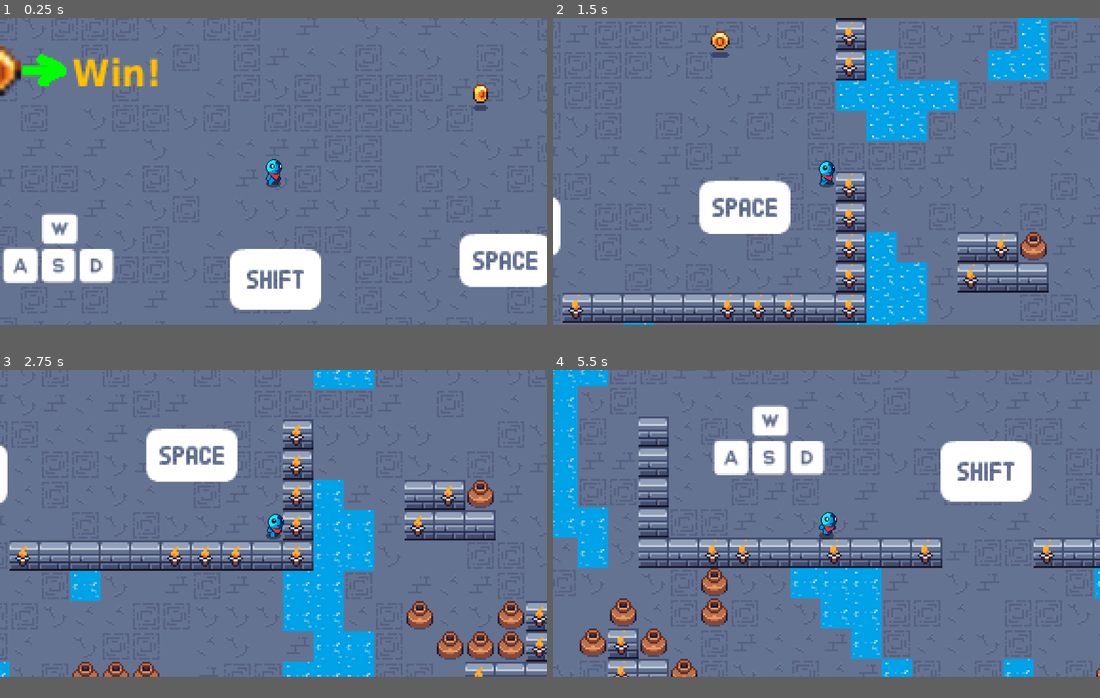
Above: before the commit, frames 1-4 (two rows, left to right).
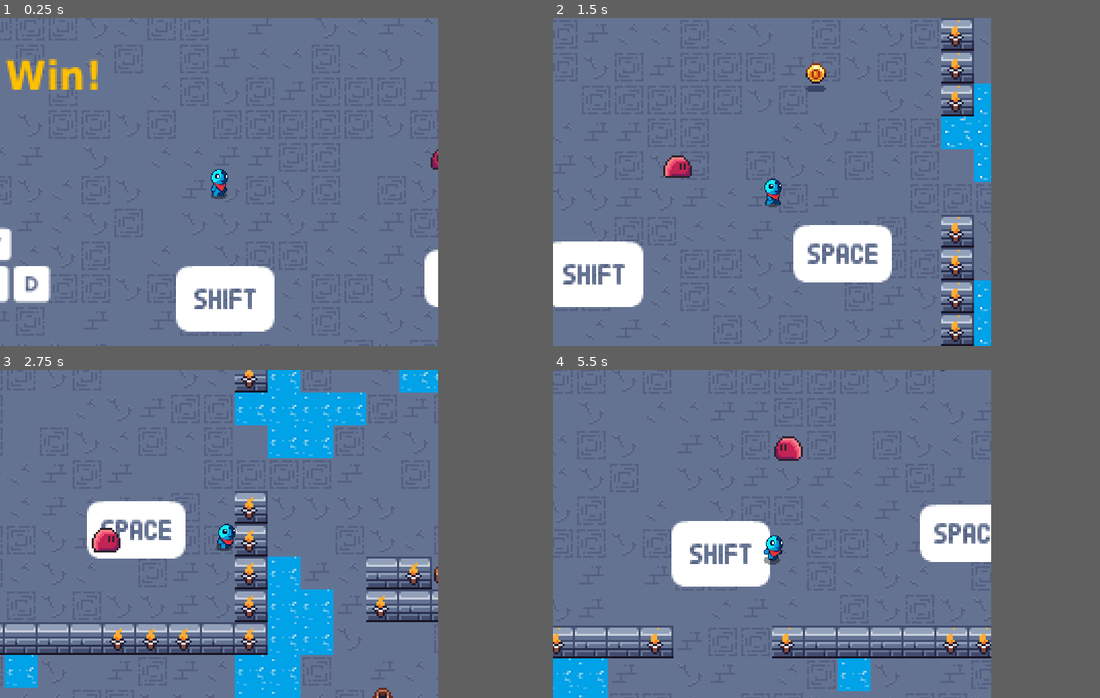
Above: after the commit, the same moments.

Repository: Splexer/TowDown_demo
Game: Godot game, scene res://elements/level/level.tscn
Same seed, same stepped clock (60 frames per second), same inputs: the game is played once before the commit and once after it.
Inputs:
- Up to frame 1 (0.25 s): no input
- Up to frame 2 (1.5 s): hold D (move_right) 0.53-1.28 s; hold Shift (sprint) 0.53-1.28 s; tap Space (jump) at 0.77 s; hold S (move_down) from 1.28 s (still down); tap Shift (sprint) at 1.35 s
- Up to frame 3 (2.75 s): tap Space (jump) at 1.52 s; release S (move_down) at 2.03 s; hold D (move_right) from 2.03 s (still down); hold Shift (sprint) from 2.03 s (still down)
- Up to frame 4 (5.5 s): release D (move_right) at 2.78 s; release Shift (sprint) at 2.78 s; hold W (move_up) 2.78-3.53 s; tap Shift (sprint) at 2.85, 4.35 s; tap Space (jump) at 3.02, 3.77, 4.52 s; hold Shift (sprint) 3.53-4.28 s; hold A (move_left) 3.53-5.03 s; tap Up (debug_key1) at 4.15 s; hold S (move_down) from 5.03 s (still down); hold Shift (sprint) from 5.03 s (still down)
In our replay, the window is 799x449 before the commit and 640x480 after it. These sizes can differ from the game's own. Grey fills any space a smaller window leaves; there, only what the larger window draws over its background counts as a difference.

The runs differ from the first frame. In frame 1, 13% of the frame differs, in the area x 0-100%, y 8-96%; in frame 2, 28%; in frame 3, 36%, in the area x 0-100%, y 0-100%; in frame 4, 30%.

Commit message:
creating enemy and his behaviour

Diff:
--- a/core/Global.gd
+++ b/core/Global.gd
@@ -1,7 +1,7 @@
 extends Node
 
-var player_speed : float = 100.0
-var player_sprint_speed : float = 220.0
+var player_walk_speed : float = 60.0
+var player_sprint_speed : float = 120.0
 var player_hp : int = 1
 
 var rng := RandomNumberGenerator.new()
--- /dev/null
+++ b/elements/enemy/enemy.gd
@@ -0,0 +1,116 @@
+extends CharacterBody2D
+
+class_name Enemy
+
+enum States {WALKING, HUNTING, ATTACKING}
+
+var state : States = States.WALKING
+var speed : float = 100
+var visibility_range : float = 150
+var attack_range : float = 10
+var attack_damage : int = 1
+
+var player : Player
+var last_player_pos : Vector2i = Vector2i.ZERO
+var astar : AStarGrid2D
+var tilemap : TileMapLayer
+var current_tile_coord : Vector2i = Vector2i(45,20)
+var current_id_path : Array[Vector2i] = []
+
+@onready var sprite : AnimatedSprite2D = $AnimatedSprite2D
+@onready var damage_area : Area2D = $Damage_Area
+
+func _ready() -> void:
+	current_id_path = [Vector2i(44, 20),Vector2i(43, 20),Vector2i(42, 20),Vector2i(41, 20),Vector2i(40, 20),Vector2i(39, 20),Vector2i(38, 20),
+	Vector2i(37, 20),Vector2i(36, 20),Vector2i(35, 20),Vector2i(34, 20),Vector2i(33, 20),Vector2i(32, 20),Vector2i(31, 20),Vector2i(30, 20)]
+func _process(delta: float) -> void:
+	match state:
+		States.WALKING:
+			move(delta)
+			if _player_in_range(visibility_range):
+				state = States.HUNTING
+				current_id_path = []
+		States.HUNTING:
+			hunt(delta)
+		States.ATTACKING:
+			attack()
+
+func move(delta: float)-> void:
+	if current_id_path.is_empty() == false:# and is_moving:
+		sprite.play("walk")
+		astar.set_point_solid(current_tile_coord, false)
+		var target_position = tilemap.map_to_local(current_id_path.front())
+		if global_position.x < target_position.x:
+			sprite.flip_h = true
+		elif global_position.x > target_position.x:
+			sprite.flip_h = false
+		global_position = global_position.move_toward(target_position, speed * delta)
+		if global_position.distance_to(target_position) < 1:
+			global_position = target_position
+			current_tile_coord = tilemap.local_to_map(global_position)
+			#astar.set_point_solid(current_tile_coord, true)
+			current_id_path.pop_front()
+	else:
+		sprite.play("idle")
+
+
+func hunt(delta: float)-> void:
+	if !_player_in_range(visibility_range):
+		state = States.WALKING
+		return
+	if _player_in_range(attack_range):
+		state = States.ATTACKING
+		return
+	if current_id_path.is_empty():
+		current_id_path = _find_path(tilemap.local_to_map(player.global_position))
+	move(delta)
+
+func attack()-> void:
+	sprite.play("attack")
+	var bodies = damage_area.get_overlapping_bodies()
+	for i in bodies:
+		if i is Player:
+			i.take_damage(attack_damage)
+	await sprite.animation_finished
+	state = States.HUNTING
+
+func _player_in_range(range: float)-> bool:
+	var result = _send_ray_to_player()
+	if result.has("collider") == false:
+		return false
+	elif result["collider"] is Player and result["position"].distance_to(self.global_position) <= range:
+		return true
+	else:
+		return false
+	#elif result["collider"] is Player and result["position"].distance_to(self.global_position) <= visibility_range:
+		#if result["position"].distance_to(self.global_position) <= attack_range:
+				#state = States.ATTACKING
+		#else:
+			#state = States.HUNTING
+			#return
+
+
+func _send_ray_to_player()-> Dictionary:
+	var space_state = get_world_2d().direct_space_state
+	var ray = PhysicsRayQueryParameters2D.create(self.global_position, player.global_position)
+	var result:Dictionary = space_state.intersect_ray(ray)
+	return result
+
+func _find_path(target_tile: Vector2i)-> Array[Vector2i]:
+	if astar and tilemap:
+		var current_tile: Vector2i = tilemap.local_to_map(global_position)
+		var id_path :Array[Vector2i] = astar.get_id_path(current_tile, target_tile)
+		return id_path
+	else:
+		return []
+
+func setup(new_astar: AStarGrid2D, new_tilemap: TileMapLayer, new_player: Player)-> void:
+	astar = new_astar
+	tilemap = new_tilemap
+	player = new_player
+
+func _on_timer_timeout() -> void:
+	if state == States.WALKING and current_id_path.is_empty():
+		var new_path : Array[Vector2i] = _find_path(tilemap.get_used_cells().pick_random())
+		if new_path != []:
+			current_id_path = new_path
--- /dev/null
+++ b/elements/enemy/enemy.tscn
@@ -0,0 +1,174 @@
+[gd_scene load_steps=23 format=3 uid="uid://cjejixlgxnsal"]
+
+[ext_resource type="Script" uid="uid://5bwdqa3ktbjy" path="res://elements/enemy/enemy.gd" id="1_j4vrh"]
+[ext_resource type="Texture2D" uid="uid://dk78kb40qhv4w" path="res://assets/textures/Red Slime Spritesheet.png" id="1_ttpur"]
+
+[sub_resource type="CircleShape2D" id="CircleShape2D_j4vrh"]
+radius = 6.0
+
+[sub_resource type="AtlasTexture" id="AtlasTexture_bmxbo"]
+atlas = ExtResource("1_ttpur")
+region = Rect2(48, 72, 32, 32)
+
+[sub_resource type="AtlasTexture" id="AtlasTexture_wlc73"]
+atlas = ExtResource("1_ttpur")
+region = Rect2(80, 72, 32, 32)
+
+[sub_resource type="AtlasTexture" id="AtlasTexture_khahs"]
+atlas = ExtResource("1_ttpur")
+region = Rect2(112, 72, 32, 32)
+
+[sub_resource type="AtlasTexture" id="AtlasTexture_4r688"]
+atlas = ExtResource("1_ttpur")
+region = Rect2(144, 72, 32, 32)
+
+[sub_resource type="AtlasTexture" id="AtlasTexture_mys7b"]
+atlas = ExtResource("1_ttpur")
+region = Rect2(176, 72, 32, 32)
+
+[sub_resource type="AtlasTexture" id="AtlasTexture_j4vrh"]
+atlas = ExtResource("1_ttpur")
+region = Rect2(48, 0, 16, 16)
+
+[sub_resource type="AtlasTexture" id="AtlasTexture_ek21h"]
+atlas = ExtResource("1_ttpur")
+region = Rect2(64, 0, 16, 16)
+
+[sub_resource type="AtlasTexture" id="AtlasTexture_1cx0d"]
+atlas = ExtResource("1_ttpur")
+region = Rect2(80, 0, 16, 16)
+
+[sub_resource type="AtlasTexture" id="AtlasTexture_vjsli"]
+atlas = ExtResource("1_ttpur")
+region = Rect2(96, 0, 16, 16)
+
+[sub_resource type="AtlasTexture" id="AtlasTexture_24dpr"]
+atlas = ExtResource("1_ttpur")
+region = Rect2(112, 0, 16, 16)
+
+[sub_resource type="AtlasTexture" id="AtlasTexture_16sbx"]
+atlas = ExtResource("1_ttpur")
+region = Rect2(48, 16, 16, 16)
+
+[sub_resource type="AtlasTexture" id="AtlasTexture_kmycr"]
+atlas = ExtResource("1_ttpur")
+region = Rect2(64, 16, 16, 16)
+
+[sub_resource type="AtlasTexture" id="AtlasTexture_ls5uu"]
+atlas = ExtResource("1_ttpur")
+region = Rect2(80, 16, 16, 16)
+
+[sub_resource type="AtlasTexture" id="AtlasTexture_qe7fu"]
+atlas = ExtResource("1_ttpur")
+region = Rect2(96, 16, 16, 16)
+
+[sub_resource type="AtlasTexture" id="AtlasTexture_76dai"]
+atlas = ExtResource("1_ttpur")
+region = Rect2(112, 16, 16, 16)
+
+[sub_resource type="AtlasTexture" id="AtlasTexture_eun2x"]
+atlas = ExtResource("1_ttpur")
+region = Rect2(128, 16, 16, 16)
+
+[sub_resource type="AtlasTexture" id="AtlasTexture_xi67g"]
+atlas = ExtResource("1_ttpur")
+region = Rect2(144, 16, 16, 16)
+
+[sub_resource type="SpriteFrames" id="SpriteFrames_ls5uu"]
+animations = [{
+"frames": [{
+"duration": 1.0,
+"texture": SubResource("AtlasTexture_bmxbo")
+}, {
+"duration": 1.0,
+"texture": SubResource("AtlasTexture_wlc73")
+}, {
+"duration": 1.0,
+"texture": SubResource("AtlasTexture_khahs")
+}, {
+"duration": 1.0,
+"texture": SubResource("AtlasTexture_4r688")
+}, {
+"duration": 1.0,
+"texture": SubResource("AtlasTexture_mys7b")
+}],
+"loop": false,
+"name": &"attack",
+"speed": 24.0
+}, {
+"frames": [{
+"duration": 1.0,
+"texture": SubResource("AtlasTexture_j4vrh")
+}, {
+"duration": 1.0,
+"texture": SubResource("AtlasTexture_ek21h")
+}, {
+"duration": 1.0,
+"texture": SubResource("AtlasTexture_1cx0d")
+}, {
+"duration": 1.0,
+"texture": SubResource("AtlasTexture_vjsli")
+}, {
+"duration": 1.0,
+"texture": SubResource("AtlasTexture_24dpr")
+}],
+"loop": true,
+"name": &"idle",
+"speed": 4.0
+}, {
+"frames": [{
+"duration": 1.0,
+"texture": SubResource("AtlasTexture_16sbx")
+}, {
+"duration": 1.0,
+"texture": SubResource("AtlasTexture_kmycr")
+}, {
+"duration": 1.0,
+"texture": SubResource("AtlasTexture_ls5uu")
+}, {
+"duration": 1.0,
+"texture": SubResource("AtlasTexture_qe7fu")
+}, {
+"duration": 1.0,
+"texture": SubResource("AtlasTexture_76dai")
+}, {
+"duration": 1.0,
+"texture": SubResource("AtlasTexture_eun2x")
+}, {
+"duration": 1.0,
+"texture": SubResource("AtlasTexture_xi67g")
+}],
+"loop": true,
+"name": &"walk",
+"speed": 11.0
+}]
+
+[sub_resource type="CircleShape2D" id="CircleShape2D_yjv2l"]
+radius = 20.0
+
+[node name="Enemy" type="CharacterBody2D" groups=["NPC"]]
+collision_layer = 8
+collision_mask = 20
+script = ExtResource("1_j4vrh")
+
+[node name="CollisionShape2D" type="CollisionShape2D" parent="."]
+shape = SubResource("CircleShape2D_j4vrh")
+
+[node name="AnimatedSprite2D" type="AnimatedSprite2D" parent="."]
+sprite_frames = SubResource("SpriteFrames_ls5uu")
+animation = &"idle"
+autoplay = "idle"
+offset = Vector2(0, -2)
+
+[node name="Damage_Area" type="Area2D" parent="."]
+collision_layer = 8
+collision_mask = 4
+
+[node name="CollisionShape2D" type="CollisionShape2D" parent="Damage_Area"]
+shape = SubResource("CircleShape2D_yjv2l")
+
+[node name="Timer" type="Timer" parent="."]
+wait_time = 5.0
+autostart = true
+
+[connection signal="timeout" from="Timer" to="." method="_on_timer_timeout"]
--- a/elements/level/level.gd
+++ b/elements/level/level.gd
@@ -2,22 +2,34 @@
 
 var floor_tiles : Array[Vector2i] = [Vector2i(0,0), Vector2i(1,0),
 Vector2i(2,0),Vector2i(0,1),Vector2i(1,1),Vector2i(2,1)]
+
 var wall_tiles : Array[Vector2i] = [Vector2i(0,3), Vector2i(0,2)]
 var water_tile : Vector2i = Vector2i(3,0)
 var vase_tile : Vector2i = Vector2i(1,2)
 
+var astar : AStarGrid2D
+
 @onready var Define_Layer : TileMapLayer = $Define_Layer
 @onready var ObjectLayer : TileMapLayer = $ObjectLayer
+@onready var player : Player = $Player
 @onready var camera : Camera2D = $Player/Camera2D
 
 func _ready() -> void:
+	astar = AStarGrid2D.new()
+	astar.cell_size = Vector2(16, 16)
+	astar.diagonal_mode = AStarGrid2D.DIAGONAL_MODE_ONLY_IF_NO_OBSTACLES
+	astar.default_compute_heuristic = AStarGrid2D.HEURISTIC_EUCLIDEAN
+	astar.default_estimate_heuristic = AStarGrid2D.HEURISTIC_EUCLIDEAN
+	astar.region = Define_Layer.get_used_rect()
+	astar.update()
 	_generate_map()
 	Define_Layer.hide()
 	_get_borders_position()
+	_init_NPCs()
 
-#func _unhandled_input(event: InputEvent) -> void:
-	#if Input.is_action_just_pressed("debug_key1"):
-		#_generate_map()
+func _init_NPCs()-> void:
+	for i in get_tree().get_nodes_in_group("NPC"):
+		i.setup(astar, ObjectLayer, player)
 
 func _generate_map()-> void:
 	var noise = FastNoiseLite.new()
@@ -34,10 +46,12 @@
 						ObjectLayer.set_cell(tile_position, 0, water_tile)
 					"wall":
 						ObjectLayer.set_cell(tile_position, 0, wall_tiles.pick_random())
+						astar.set_point_solid(tile_position, true)
 					"floor":
 						ObjectLayer.set_cell(tile_position, 0, floor_tiles.pick_random())
 					"object":
 						ObjectLayer.set_cell(tile_position, 0, vase_tile)
+						astar.set_point_solid(tile_position, true)
 					_:
 						_define_tile(noise.get_noise_2d(x, y), tile_position)
 
@@ -48,8 +62,10 @@
 		ObjectLayer.set_cell(tile_position, 0, floor_tiles.pick_random())
 	elif value < 0.4:
 		ObjectLayer.set_cell(tile_position, 0, vase_tile)
+		astar.set_point_solid(tile_position, true)
 	else:
 		ObjectLayer.set_cell(tile_position, 0, wall_tiles.pick_random())
+		astar.set_point_solid(tile_position, true)
 
 func _get_borders_position()-> void:
 	var rect : Rect2i = Define_Layer.get_used_rect()
@@ -57,3 +73,7 @@
 	camera.limit_top = rect.position.y * 16
 	camera.limit_right = (rect.position.x + rect.size.x) * 16
 	camera.limit_bottom = (rect.position.y + rect.size.y) * 16
+
+
+func _on_visible_on_screen_notifier_2d_screen_exited() -> void:
+	player.global_position = Vector2(580, 340)
--- a/elements/level/level.tscn
+++ b/elements/level/level.tscn
@@ -6,6 +6,7 @@
 [ext_resource type="Texture2D" uid="uid://cph580kvxd2kq" path="res://assets/tileset/TileSet_Demo.png" id="3_t7jwg"]
 [ext_resource type="PackedScene" uid="uid://dwb2o6i7stwhm" path="res://elements/coin/coin.tscn" id="5_t7jwg"]
 [ext_resource type="Texture2D" uid="uid://cukvi3hlffaga" path="res://assets/textures/Start_texture.png" id="6_w1cd3"]
+[ext_resource type="PackedScene" uid="uid://cjejixlgxnsal" path="res://elements/enemy/enemy.tscn" id="7_dy5oq"]
 
 [sub_resource type="TileSetAtlasSource" id="TileSetAtlasSource_sqcjf"]
 texture = ExtResource("2_rghkb")
@@ -79,7 +80,16 @@
 texture = ExtResource("6_w1cd3")
 
 [node name="Player" parent="." instance=ExtResource("3_sqcjf")]
-position = Vector2(582, 340)
+position = Vector2(580, 340)
 
 [node name="Camera2D" type="Camera2D" parent="Player"]
-zoom = Vector2(4, 4)
+zoom = Vector2(3, 3)
+position_smoothing_enabled = true
+position_smoothing_speed = 14.0
+
+[node name="VisibleOnScreenNotifier2D" type="VisibleOnScreenNotifier2D" parent="Player"]
+
+[node name="Enemy" parent="." instance=ExtResource("7_dy5oq")]
+position = Vector2(707, 325)
+
+[connection signal="screen_exited" from="Player/VisibleOnScreenNotifier2D" to="." method="_on_visible_on_screen_notifier_2d_screen_exited"]
--- a/elements/player/player.gd
+++ b/elements/player/player.gd
@@ -8,6 +8,7 @@
 var hp : int = 2
 
 var is_active : bool = true
+var immunity : bool = false
 var is_jumping : bool = false
 var speed : float = 120.0
 var _tween : Tween
@@ -17,13 +18,9 @@
 @onready var shadow : Sprite2D = $shadow
 
 func _ready() -> void:
-	speed = Global.player_speed
+	walk_speed = Global.player_walk_speed
 	sprint_speed = Global.player_sprint_speed
 	#hp = Global.player_hp
-
-#func _unhandled_input(event: InputEvent) -> void:
-	#if Input.is_action_just_pressed("debug_key1"):
-		#take_damage(1)
 
 func _physics_process(_delta):
 	if !is_active: return
@@ -63,13 +60,18 @@
 	is_jumping = false
 
 func take_damage(value: int)-> void:
+	if immunity == true or hp <= 0: return
+	immunity = true
 	is_active = false
 	sprite.play("hurt")
 	await sprite.animation_finished
 	hp -= value
+	print("player take damage")
 	is_active = true
 	if hp <= 0:
 		die()
+	await get_tree().create_timer(0.5).timeout
+	immunity = false
 
 func die()-> void:
 	is_active = false
--- a/project.godot
+++ b/project.godot
@@ -20,6 +20,12 @@
 Events="*res://core/Events.gd"
 Global="*res://core/Global.gd"
 
+[display]
+
+window/size/viewport_width=640
+window/size/viewport_height=480
+window/size/always_on_top=true
+
 [file_customization]
 
 folder_colors={
@@ -27,6 +33,10 @@
 "res://assets/": "red",
 "res://elements/": "orange"
 }
+
+[global_group]
+
+NPC=""
 
 [input]
 
Not shown, added: elements/enemy/enemy.gd.uid
Not shown: 1 places in elements/level/level.tscn that only renumber resources
